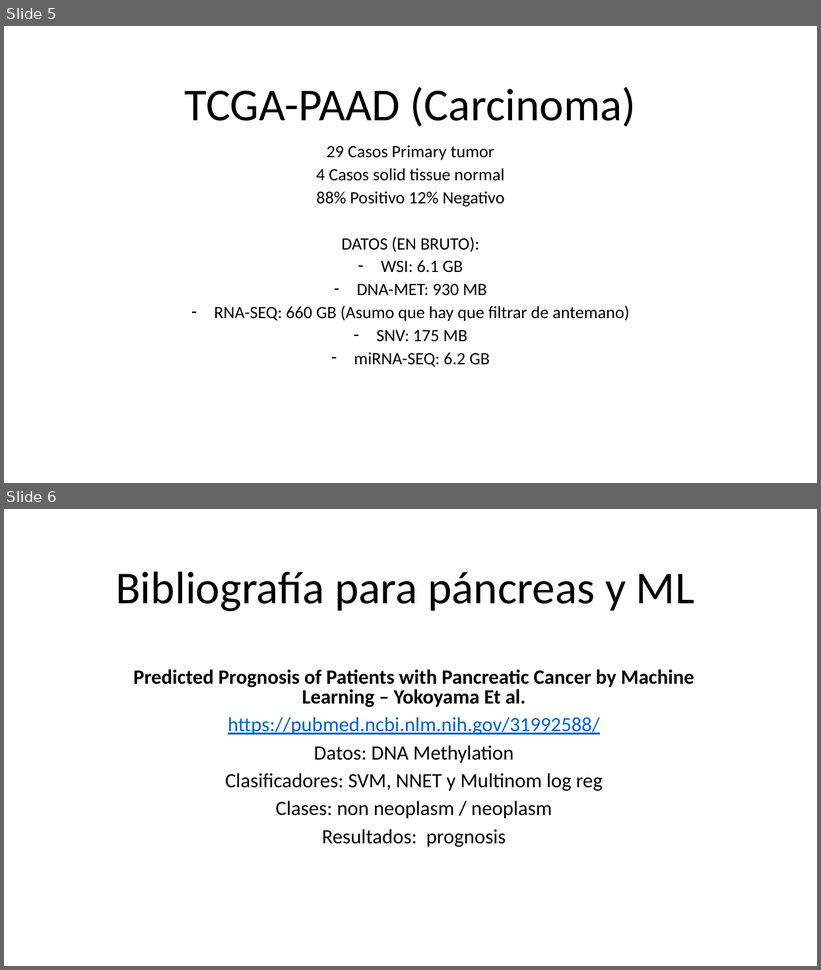
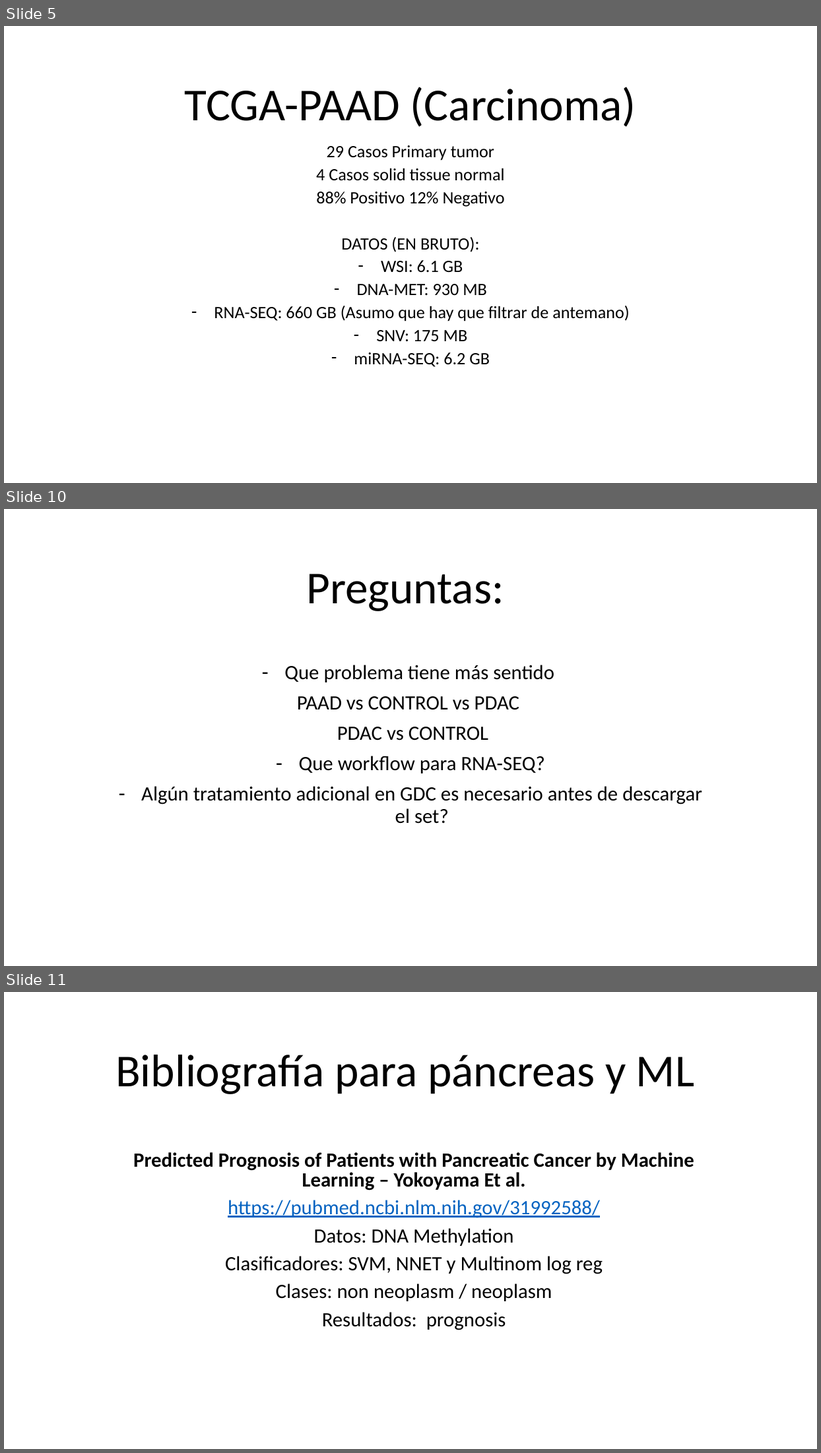
Before and after one commit to alejandroborj/heterogeneous-data, a slide deck: pregunta.pptx. Shown one above the other, each under a label of ours: slides 5 and 6 before the commit, slides 5, 10 and 11 after it; the slides between them are not shown. The pictures are 821x970 and 821x1453 pixels, drawn with LibreOffice and Linux fonts; fonts in the diff are those of the drawing. Boxes give left, top, right and bottom in pixels: in the first picture for what was removed or moved away, otherwise in the second. Text is boxed around its words. In the diff, an @@ line names an element or a change of style, - is before the commit and + after.

```diff
--- a/pregunta.pptx
+++ b/pregunta.pptx
@@ slide 10 added at box(4, 509, 817, 966), background #FFFFFF @@
@@ title added at box(306, 574, 504, 611), 54 pt, text #000000 @@
+Preguntas:
@@ subtitle added at box(141, 665, 702, 824), 24 pt, text #000000 @@
+– Que problema tiene más sentido
+PAAD vs CONTROL vs PDAC
+PDAC vs CONTROL
+– Que workflow para RNA-SEQ?
+– Algún tratamiento adicional en GDC es necesario antes de descargar el set?
@@ what was slide 6 is now slide 11 @@
```
Also in this commit, not shown: 4 slides changed, 4 other slides added, 1 slide removed, 5 other files.
